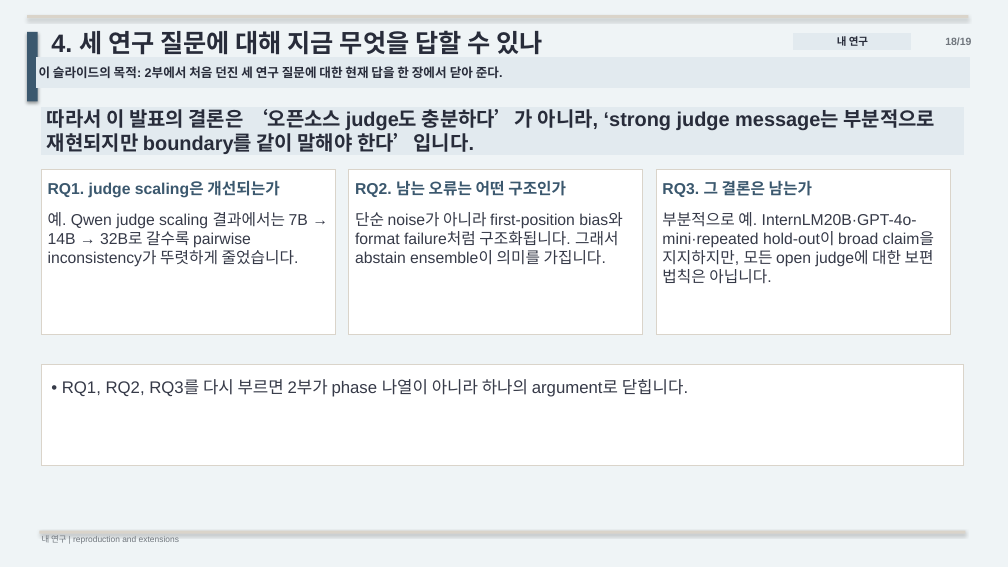
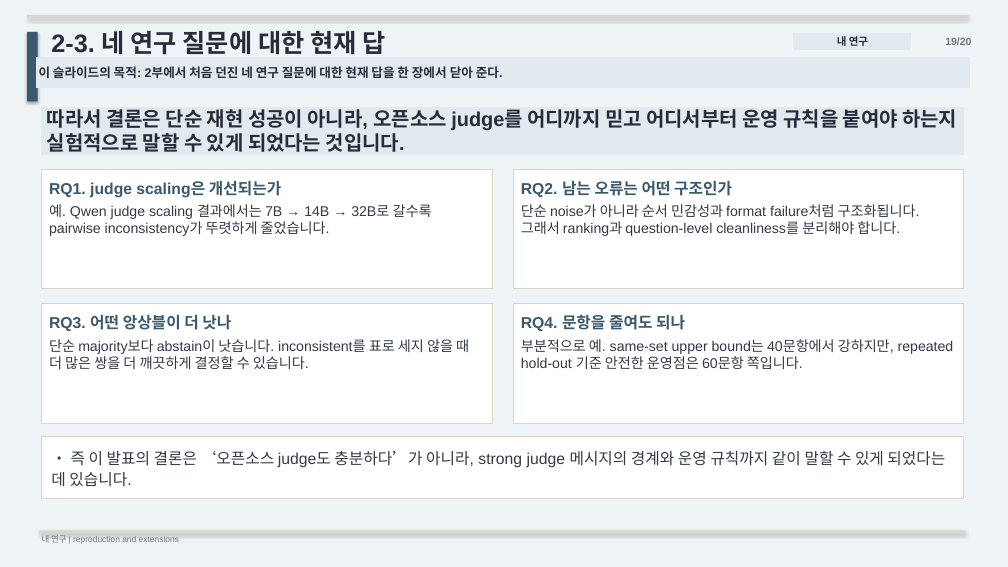
Before and after one commit to kook222/mt_bench_repro, a slide deck: slide 19 of presentation/mt_bench_paper_study.pptx (slide 18 before the commit). Drawn at 1008x567 pixels with LibreOffice and Linux fonts; fonts in the diff are those of the drawing. Boxes give left, top, right and bottom in pixels: in the first picture for what was removed or moved away, otherwise in the second. Text is boxed around its words. In the diff, an @@ line names an element or a change of style, - is before the commit and + after.

Commit message:
refine four-rq study deck and paper wording

```diff
--- a/presentation/mt_bench_paper_study.pptx
+++ b/presentation/mt_bench_paper_study.pptx
@@ text at (x1=51, y1=31, x2=385, y2=55): text changed @@
-4. 세 연구 질문에 대해 지금 무엇을 답할 수 있나
+2-3. 네 연구 질문에 대한 현재 답
@@ text at (x1=945, y1=37, x2=971, y2=45): text changed @@
-18/19
+19/20
@@ text in rectangle at (x1=39, y1=66, x2=503, y2=78): text changed @@
-이 슬라이드의 목적: 2부에서 처음 던진 세 연구 질문에 대한 현재 답을 한 장에서 닫아 준다.
+이 슬라이드의 목적: 2부에서 처음 던진 네 연구 질문에 대한 현재 답을 한 장에서 닫아 준다.
@@ text in rectangle at (x1=47, y1=109, x2=957, y2=152): text changed @@
-따라서 이 발표의 결론은 ‘오픈소스 judge도 충분하다’가 아니라, ‘strong judge message는 부분적으로 재현되지만 boundary를 같이 말해야 한다’입니다.
+따라서 결론은 단순 재현 성공이 아니라, 오픈소스 judge를 어디까지 믿고 어디서부터 운영 규칙을 붙여야 하는지 실험적으로 말할 수 있게 되었다는 것입니다.
@@ rectangle resized from (x1=42, y1=169, x2=336, y2=334) to (x1=42, y1=169, x2=492, y2=289) @@
@@ rectangle resized from (x1=349, y1=169, x2=644, y2=334) to (x1=513, y1=169, x2=964, y2=289) @@
@@ text "RQ2. 남는 오류는 어떤 구조인가" moved from (x1=355, y1=181, x2=566, y2=197) to (x1=521, y1=181, x2=732, y2=197) @@
@@ text "예. Qwen judge scaling 결과에서는 ..." moved from (x1=48, y1=212, x2=308, y2=267) to (x1=49, y1=204, x2=432, y2=236) @@
@@ text "예. Qwen judge scaling 결과에서는 ..." at (x1=49, y1=204, x2=432, y2=236): size 15 to 13.5 pt @@
@@ text at (x1=521, y1=204, x2=920, y2=236): text changed; size 15 to 13.5 pt @@
-단순 noise가 아니라 first-position bias와 format failure처럼 구조화됩니다. 그래서 abstain ensemble이 의미를 가집니다.
+단순 noise가 아니라 순서 민감성과 format failure처럼 구조화됩니다. 그래서 ranking과 question-level cleanliness를 분리해야 합니다.
@@ text removed at (x1=662, y1=212, x2=934, y2=284) @@
-부분적으로 예. InternLM20B·GPT-4o-mini·repeated hold-out이 broad claim을 지지하지만, 모든 open judge에 대한 보편 법칙은 아닙니다.
@@ rectangle resized from (x1=656, y1=169, x2=951, y2=334) to (x1=42, y1=304, x2=492, y2=423) @@
@@ text at (x1=49, y1=315, x2=231, y2=331): text changed @@
-RQ3. 그 결론은 남는가
+RQ3. 어떤 앙상블이 더 낫나
@@ rectangle resized from (x1=42, y1=364, x2=964, y2=466) to (x1=513, y1=304, x2=964, y2=423) @@
@@ text added at (x1=521, y1=314, x2=685, y2=331), 15 pt, text #3B586E, bold @@
+RQ4. 문항을 줄여도 되나
@@ text added at (x1=49, y1=339, x2=469, y2=369), 13.5 pt, text #363A48 @@
+단순 majority보다 abstain이 낫습니다. inconsistent를 표로 세지 않을 때 더 많은 쌍을 더 깨끗하게 결정할 수 있습니다.
@@ text added at (x1=521, y1=339, x2=954, y2=369), 13.5 pt, text #363A48 @@
+부분적으로 예. same-set upper bound는 40문항에서 강하지만, repeated hold-out 기준 안전한 운영점은 60문항 쪽입니다.
@@ text in rectangle at (x1=62, y1=379, x2=688, y2=397): text removed @@
-• RQ1, RQ2, RQ3를 다시 부르면 2부가 phase 나열이 아니라 하나의 argument로 닫힙니다.
@@ rectangle added at (x1=42, y1=437, x2=964, y2=499), fill #FFFFFF, outline #DAD4CA 0.75 pt, 15 pt, text #363A48 @@
+• 즉 이 발표의 결론은 ‘오픈소스 judge도 충분하다’가 아니라, strong judge 메시지의 경계와 운영 규칙까지 같이 말할 수 있게 되었다는 데 있습니다.
```
Also in this commit, not shown: 17 other slides changed, 1 slide added, 6 other files.
